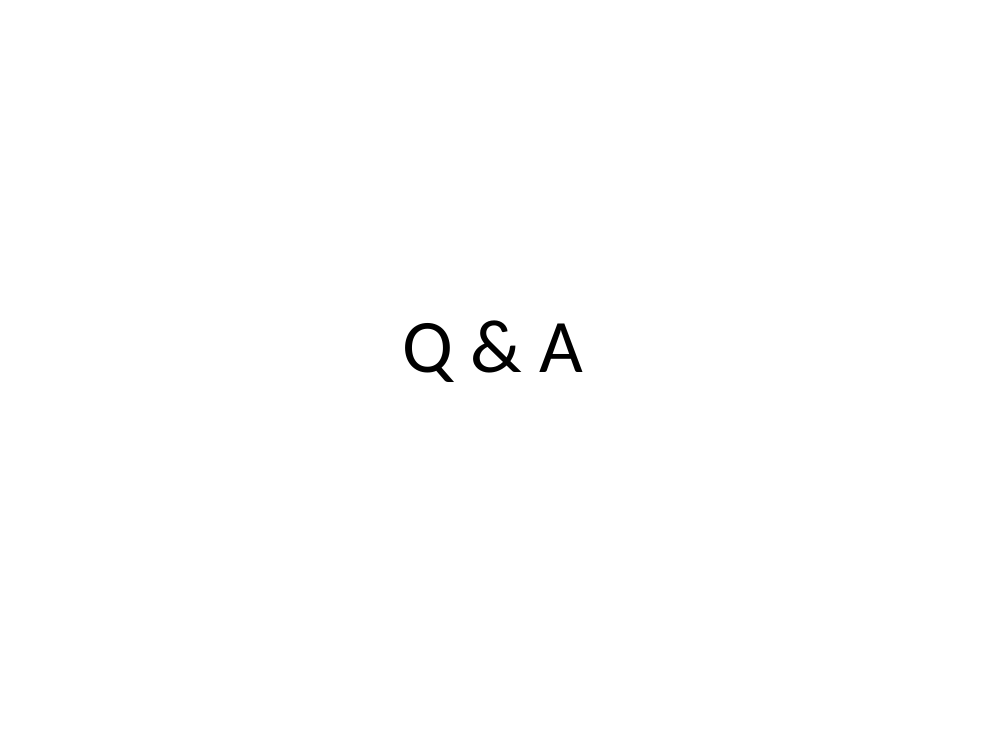
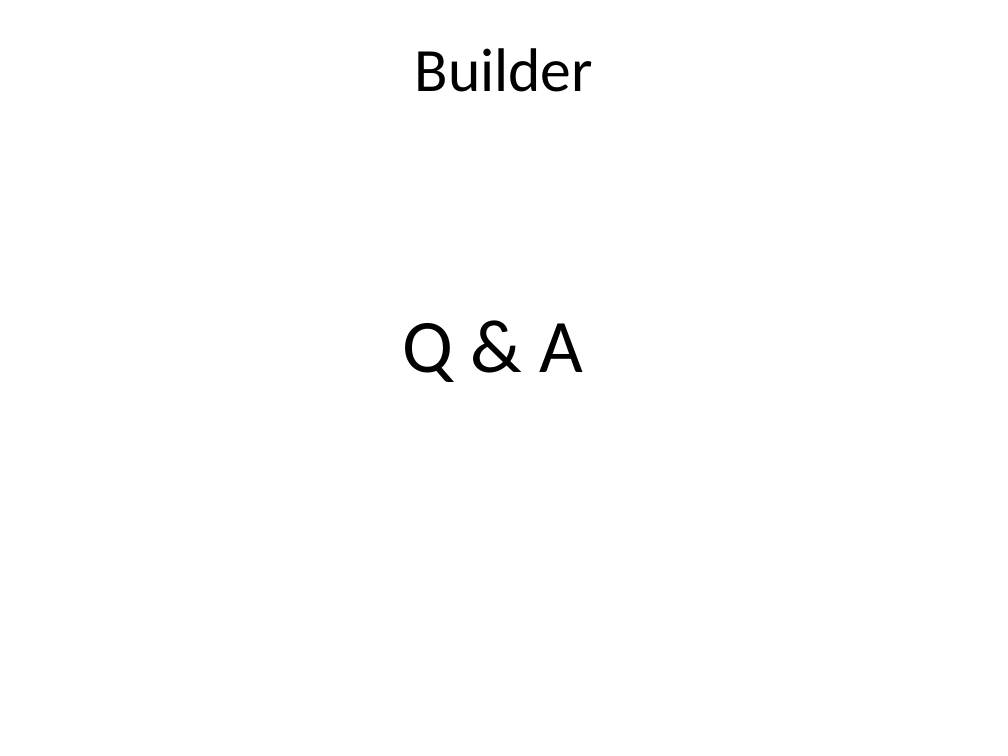
Before and after one commit to PlumpMath/DesignPattern-956, a slide deck: slide 20 of _Doc/DesignPattern.P2.Creational(Bulder).pptx. Drawn at 1008x756 pixels with LibreOffice and Linux fonts; fonts in the diff are those of the drawing. Boxes give left, top, right and bottom in pixels: in the first picture for what was removed or moved away, otherwise in the second. Text is boxed around its words. In the diff, an @@ line names an element or a change of style, - is before the commit and + after.

Commit message:
Updated Builder PPT.

```diff
--- a/_Doc/DesignPattern.P2.Creational(Bulder).pptx
+++ b/_Doc/DesignPattern.P2.Creational(Bulder).pptx
@@ text added at <box>415,48,593,92</box>, 44 pt, text #000000 @@
+Builder
```
Also in this commit, not shown: 19 other slides changed.
